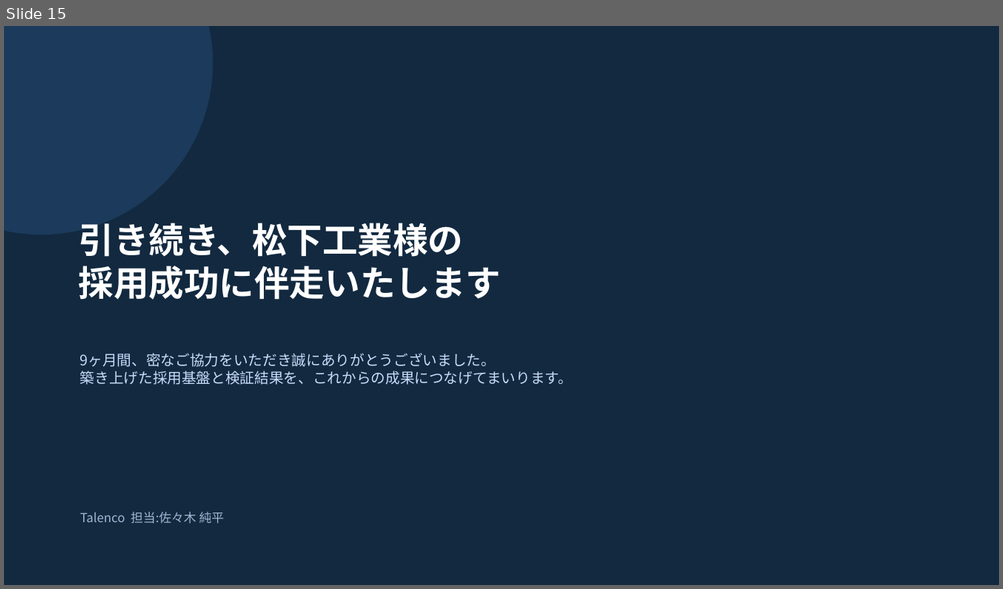
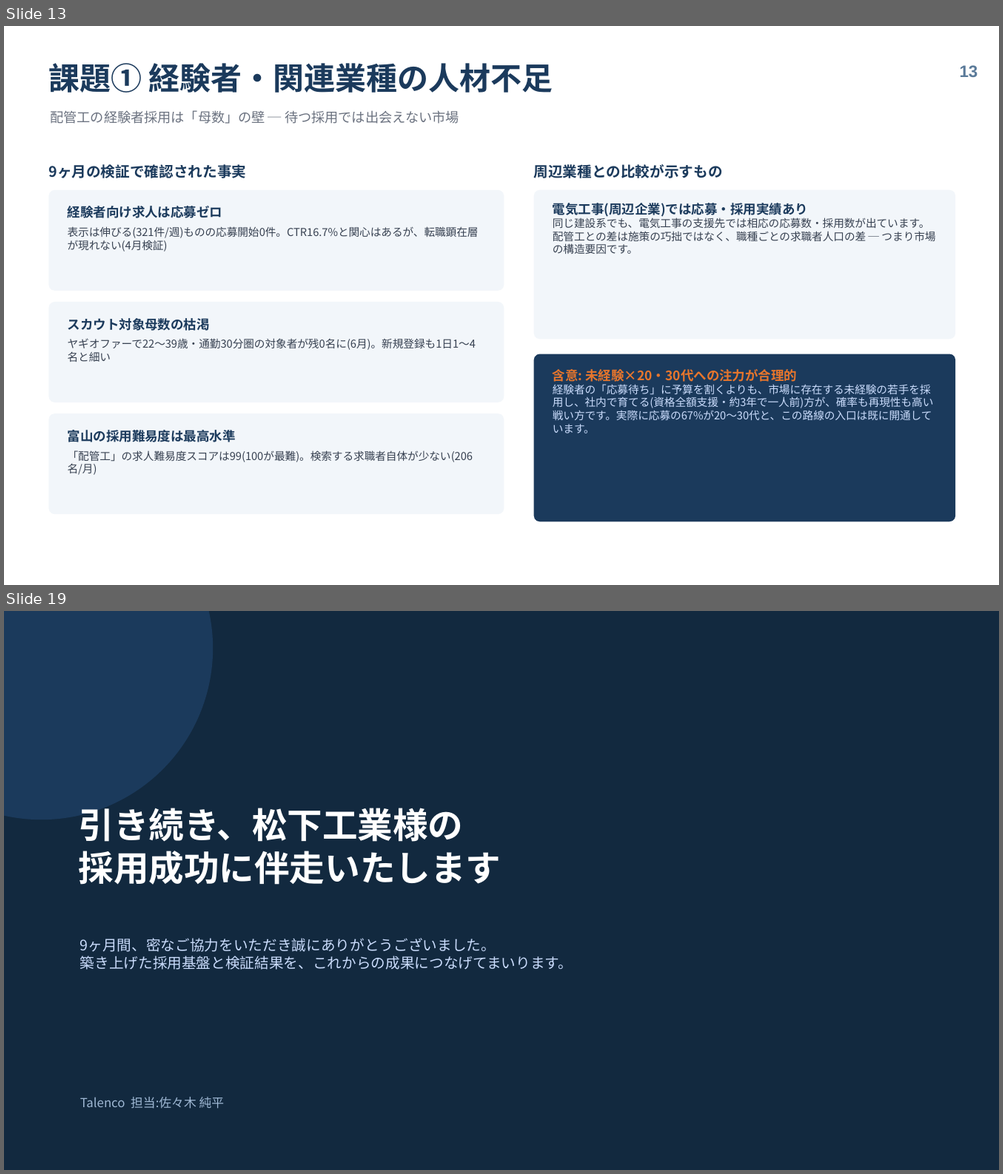
Before and after one commit to talenco0701/agency-agents, a slide deck: reports/matsushita-kogyo/松下工業様_採用強化支援_総括レポート.pptx. Shown one above the other, each under a label of ours: slide 15 before the commit, slides 13 and 19 after it; the slides between them are not shown. The pictures are 1003x589 and 1003x1174 pixels, drawn with LibreOffice and Linux fonts; fonts in the diff are those of the drawing. Boxes give left, top, right and bottom in pixels: in the first picture for what was removed or moved away, otherwise in the second. Text is boxed around its words. In the diff, an @@ line names an element or a change of style, - is before the commit and + after.

```diff
--- a/reports/matsushita-kogyo/松下工業様_採用強化支援_総括レポート.pptx
+++ b/reports/matsushita-kogyo/松下工業様_採用強化支援_総括レポート.pptx
@@ slide 13 added at (4, 26, 999, 585), background #FFFFFF @@
@@ text added at (48, 63, 553, 93), 30 pt, text #1B3A5C, bold @@
+課題① 経験者・関連業種の人材不足
@@ text added at (959, 65, 978, 77), 16 pt, text #5A7A99, bold @@
+13
@@ text added at (50, 110, 459, 124), 13 pt, text #6B7280 @@
+配管工の経験者採用は「母数」の壁 ─ 待つ採用では出会えない市場
@@ text added at (48, 164, 246, 178), 14 pt, text #1B3A5C, bold @@
+9ヶ月の検証で確認された事実
@@ text added at (534, 164, 723, 178), 14 pt, text #1B3A5C, bold @@
+周辺業種との比較が示すもの
@@ rounded rectangle added at (48, 190, 504, 291), fill #F2F6FA @@
@@ rounded rectangle added at (534, 190, 956, 339), fill #F2F6FA @@
@@ text added at (552, 203, 935, 254), 10.5 pt, text #374151 @@
+電気工事(周辺企業)では応募・採用実績あり
+同じ建設系でも、電気工事の支援先では相応の応募数・採用数が出ています。配管工との差は施策の巧拙ではなく、職種ごとの求職者人口の差 ─ つまり市場の構造要因です。
@@ text added at (68, 206, 223, 218), 12.5 pt, text #1B3A5C, bold @@
+経験者向け求人は応募ゼロ
@@ text added at (68, 227, 478, 252), 10.5 pt, text #374151 @@
+表示は伸びる(321件/週)ものの応募開始0件。CTR16.7%と関心はあるが、転職顕在層が現れない(4月検証)
@@ rounded rectangle added at (48, 302, 504, 403), fill #F2F6FA @@
@@ text added at (68, 318, 210, 331), 12.5 pt, text #1B3A5C, bold @@
+スカウト対象母数の枯渇
@@ text added at (68, 338, 475, 350), 10.5 pt, text #374151 @@
+ヤギオファーで22〜39歳・通勤30分圏の対象者が残0名に(6月)。新規登録も1日1〜4名と細い
@@ rounded rectangle added at (534, 355, 956, 522), fill #1B3A5C @@
@@ text added at (552, 369, 933, 434), 10.5 pt, text #CADCFC @@
+含意: 未経験×20・30代への注力が合理的
+経験者の「応募待ち」に予算を割くよりも、市場に存在する未経験の若手を採用し、社内で育てる(資格全額支援・約3年で一人前)方が、確率も再現性も高い戦い方です。実際に応募の67%が20〜30代と、この路線の入口は既に開通しています。
@@ rounded rectangle added at (48, 414, 504, 514), fill #F2F6FA @@
@@ text added at (68, 430, 236, 443), 12.5 pt, text #1B3A5C, bold @@
+富山の採用難易度は最高水準
@@ text added at (68, 451, 472, 475), 10.5 pt, text #374151 @@
+「配管工」の求人難易度スコアは99(100が最難)。検索する求職者自体が少ない(206名/月)
@@ what was slide 15 is now slide 19 @@
```
Also in this commit, not shown: 2 slides changed, 3 other slides added, 1 other file.
